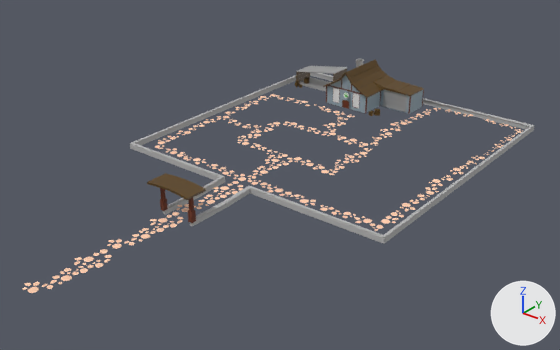
The FBX model ProjectVrijTeamZes/Assets/Art/3D/Main_Building/Main_Building_Level_1.fbx: old version first, new version second.
The view is the same before and after, from a 50 mm camera at (142.9, -210.7, 108.0) aimed at (4.3, -37.3, 0.5). Lighting does not change. The marker at lower right points along +X, +Y and +Z. Where no turn or scale is listed for an object, it has been applied to the vertices.

Names of what the first picture shows: 'Fence.001', 'Garage door', 'Ingang.001', 'Main_Building', 'Pad Level 1', 'Pillar.049', 'Pillar.092', 'Roof.002'.
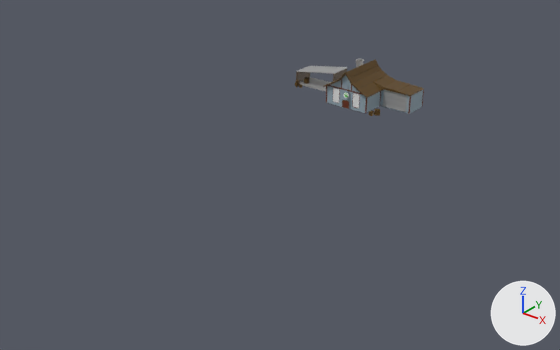
Boxes (x1, y1, x2, y2) around the edits, measured in the pictures (560 x 350 px):
```json
{"object": "Fence.001", "change": "deleted", "before": [130, 72, 534, 244]}
{"object": "Pad Level 1", "change": "deleted", "before": [22, 94, 521, 293], "on screen": "beige"}
{"object": "Main_Building", "change": "turned, rescaled", "before": [327, 75, 423, 113], "after": [295, 59, 424, 116]}
{"object": "Ingang.001", "change": "deleted", "before": [147, 173, 206, 200], "on screen": "brown"}
{"object": "Pillar.092", "change": "deleted", "before": [160, 188, 196, 223]}
{"object": "Roof.002", "change": "unchanged, covered by the edit", "before": [323, 59, 424, 98]}
```

Edits to the scene script, one JSON object a line:
```json
{"op": "remove", "block": "ob_ingang_001", "code": ["ob_ingang_001 = bpy.data.objects.new('Ingang.001', me_cube_440)", "ob_ingang_001.location = (-3.2, -76.7, 2.8)"]}
{"op": "remove", "block": "ob_pillar_092", "code": ["ob_pillar_092 = bpy.data.objects.new('Pillar.092', me_cube_439)", "ob_pillar_092.location = (-3.2, -82.0, 4.0)"]}
{"op": "set", "path": "ob_main_building.rotation_euler", "old": "(1.571, 0.0, 0.0)", "new": "(-3.142, 0.0, 0.0)", "note": "degrees (90, 0, 0) -> degrees (-180, 0, 0)"}
{"op": "set", "path": "ob_main_building.scale", "old": "(0.01, 0.01, 0.01)", "new": "(0.0001, 0.0001, 0.0001)"}
{"op": "remove", "block": "ob_pillar_049", "code": ["ob_pillar_049 = bpy.data.objects.new('Pillar.049', me_cube_399)", "ob_pillar_049.location = (-27.1, 36.6, 3.3)"]}
{"op": "remove", "block": "ob_fence_001", "code": ["ob_fence_001 = bpy.data.objects.new('Fence.001', me_cube_438)", "ob_fence_001.location = (-48.7, -10.0, 0.0)"]}
{"op": "remove", "block": "ob_pad_level_1", "code": ["ob_pad_level_1 = bpy.data.objects.new('Pad Level 1', me_cube_545)", "ob_pad_level_1.location = (11.7, 7.6, -0.1)"]}
```
